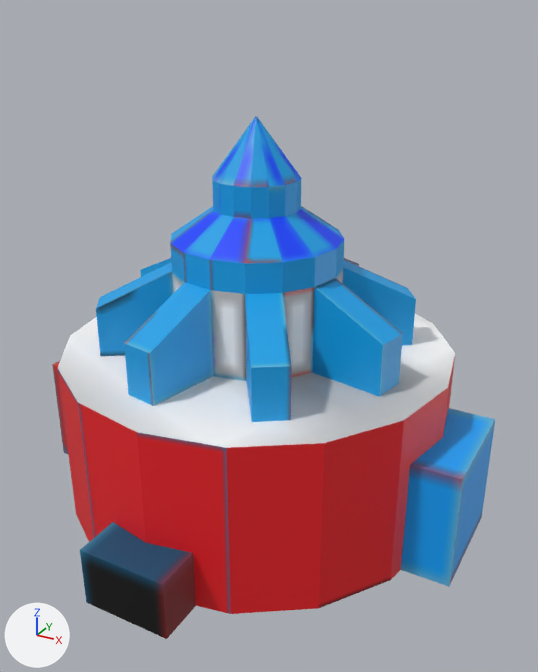
The Blender file assets/eln/model/turbine50V/turbine50V.blend as it was, and as the next commit left it.
Camera for both pictures: a camera (50 mm lens) standing at (0.741, -1.297, 0.537) and looking at (0.043, -0.026, -0.099). Every picture has the same lights, and +X, +Y and +Z are marked at lower left.

Names of what the first picture shows: 'main'.
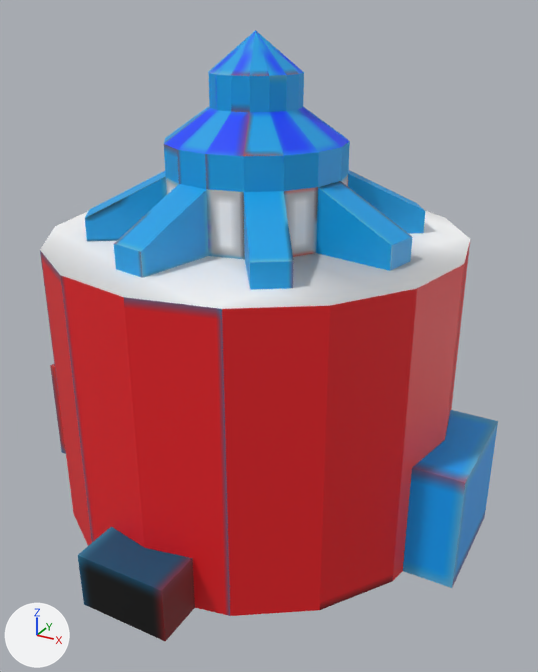
The edits, one by one:
me_main has 161 vertices, 143 faces and spans x -0.588..0.588, y -0.588..0.588, z 0.0..0.875.
me_main is used by ob_main; location (0.0, 0.0, -0.5); scale (0.85, 0.85, 0.969).
me_main part 1: the loose piece of 8 vertices spanning x -0.11..0.11, y -0.588..0.588, z 0.0..0.129 is scaled about its middle by (1, 1, 0.908), then moved by (0.0, 0.0, -0.506).
me_main part 2: the loose piece of 8 vertices spanning x -0.588..0.588, y -0.147..0.147, z 0.0..0.258 is scaled about its middle by (1, 1, 0.954), then moved by (0.0, 0.0, -0.506).
me_main part 3: the loose piece of 32 vertices spanning x -0.5..0.5, y -0.5..0.5, z 0.0..0.375 is scaled about its middle by (1, 1, 1.64), then moved by (0.0, 0.0, -0.38).
me_main part 4: the 1 vertex in x 0.0, y 0.0, z 0.875 is moved by (0.0, 0.0, -0.375).
me_main part 5: all 80 vertices in x -0.395..0.395, y -0.395..0.395, z 0.486..0.752 are moved by (0.0, 0.0, -0.324).
me_main part 6: all 24 vertices in x -0.351..0.351, y -0.351..0.351, z 0.375 are moved by (0.0, 0.0, -0.26).
me_main part 7: all 2 vertices in x -0.395..-0.379, y 0.037..0.117, z 0.375 are moved by (0.0, 0.0, -0.26).
me_main part 8: all 2 vertices in x -0.117..-0.037, y -0.395..-0.379, z 0.375 are moved by (0.0, 0.0, -0.26).
me_main part 9: all 2 vertices in x 0.379..0.395, y -0.117..-0.037, z 0.375 are moved by (0.0, 0.0, -0.26).
Object 'main' (ob_main) moves from (0.0, 0.0, -0.5) to (0.0, 0.0, 0.0).
Object 'main' (ob_main) is rescaled from (0.85, 0.85, 0.969) to (0.86, 0.86, 1.0).

Where the change shows, as pixel boxes [x1, y1, x2, y2] in the pictures (538 x 672 px; the box of a moved part takes in the faces that stretch with it):
'main', reshaped, moved, rescaled (17% taller): before [52, 116, 495, 639]; after [40, 30, 498, 641]
part 1 of me_main, moved or reshaped: before [80, 522, 196, 639]; after [78, 527, 195, 641]
part 2 of me_main, moved or reshaped: before [52, 361, 495, 587]; after [50, 364, 498, 588]
part 3 of me_main, moved or reshaped: before [58, 314, 455, 614]; after [40, 211, 470, 616]
part 4 of me_main, moved or reshaped: before [212, 116, 301, 187]; after [209, 30, 304, 76]
part 5 of me_main, moved or reshaped: before [96, 178, 415, 368]; after [85, 72, 425, 263]
part 6 of me_main, moved or reshaped: before [96, 267, 416, 422]; after [85, 174, 425, 290]
part 7 of me_main, moved or reshaped (not visible afterwards): before [140, 258, 171, 277]
part 8 of me_main, moved or reshaped: before [124, 291, 213, 406]; after [114, 190, 209, 278]
part 9 of me_main, moved or reshaped: before [312, 288, 403, 397]; after [316, 188, 412, 271]
